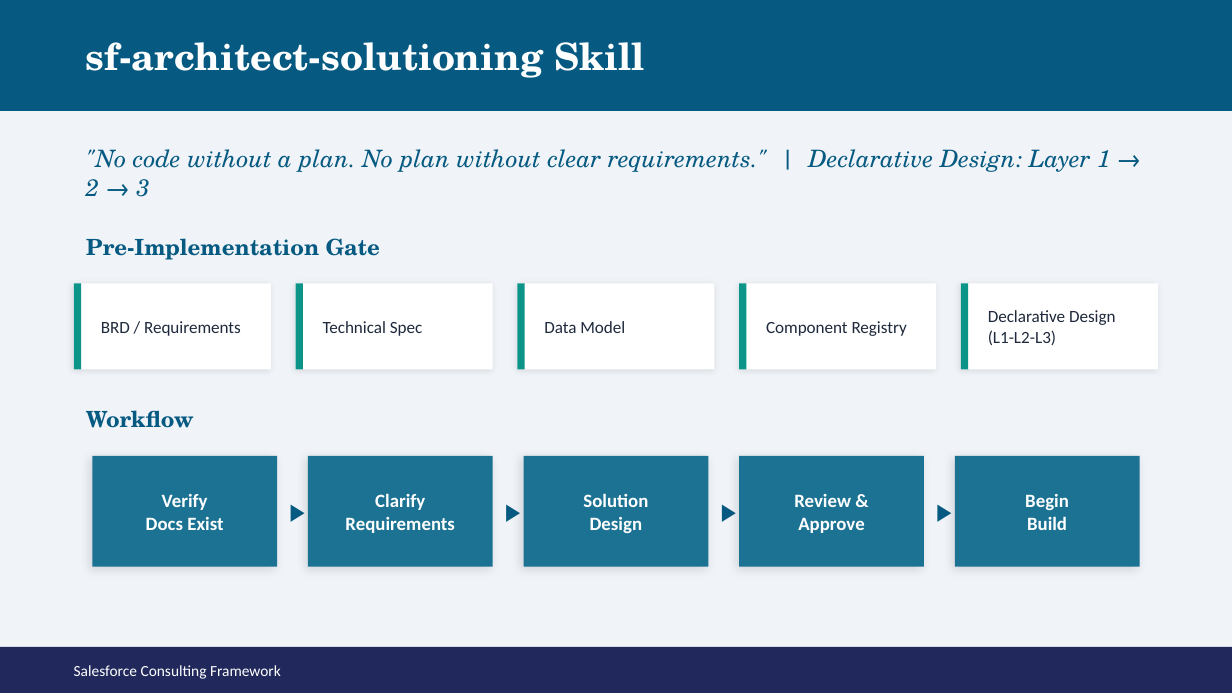
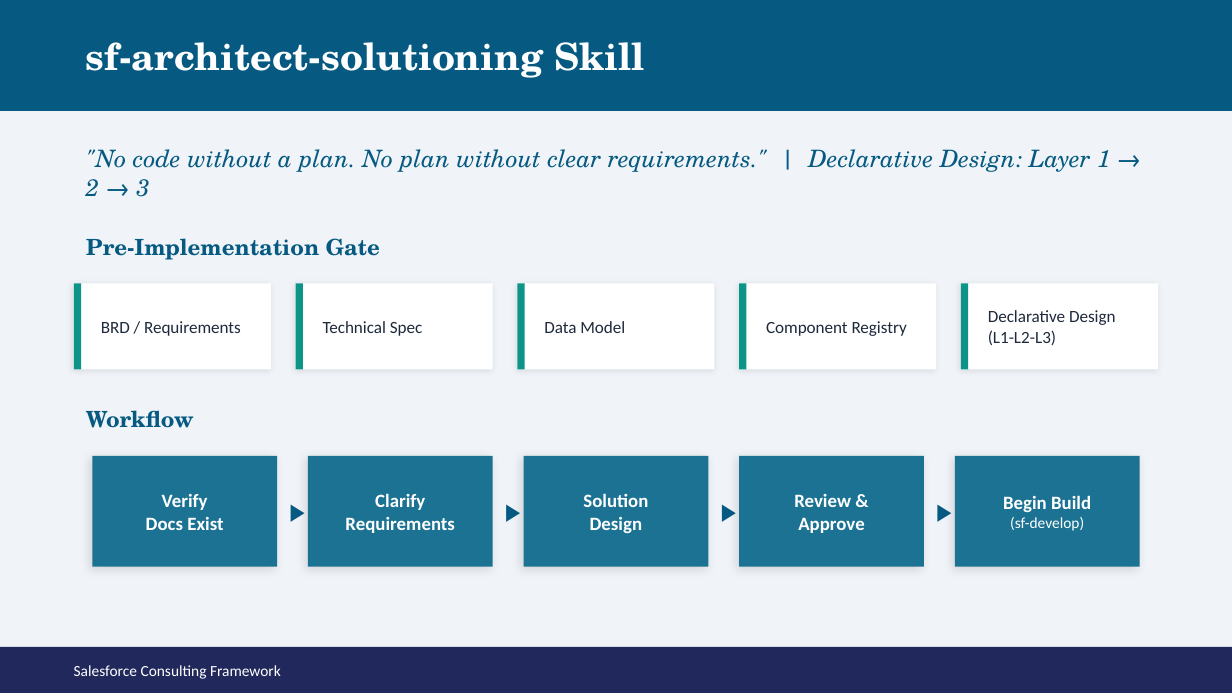
Before and after one commit to Mar5929/sf-consulting-framework, a slide deck: slide 11 of reference/salesforce-consulting-frameworkV2.pptx. Drawn at 1232x693 pixels with LibreOffice and Linux fonts; fonts in the diff are those of the drawing. Boxes give left, top, right and bottom in pixels: in the first picture for what was removed or moved away, otherwise in the second. Text is boxed around its words. In the diff, an @@ line names an element or a change of style, - is before the commit and + after.

Commit message:
feat: Update sf-develop skill references and enhance documentation across multiple files

```diff
--- a/reference/salesforce-consulting-frameworkV2.pptx
+++ b/reference/salesforce-consulting-frameworkV2.pptx
@@ text at [1003,495,1091,531]: text changed; size 11 to 9 pt; bold off @@
-Begin
-Build
+Begin Build
+(sf-develop)
```
Also in this commit, not shown: 11 other slides changed, 9 other files.
